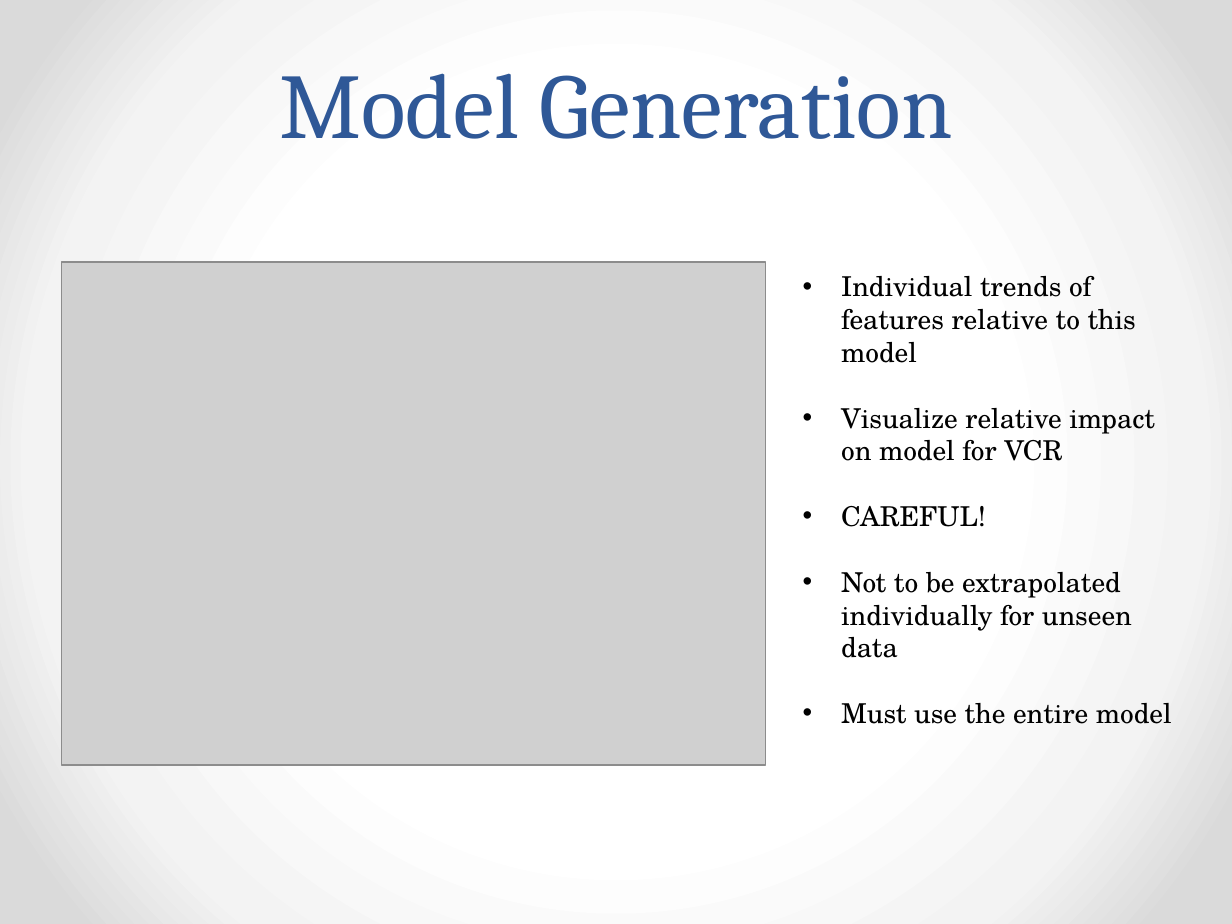
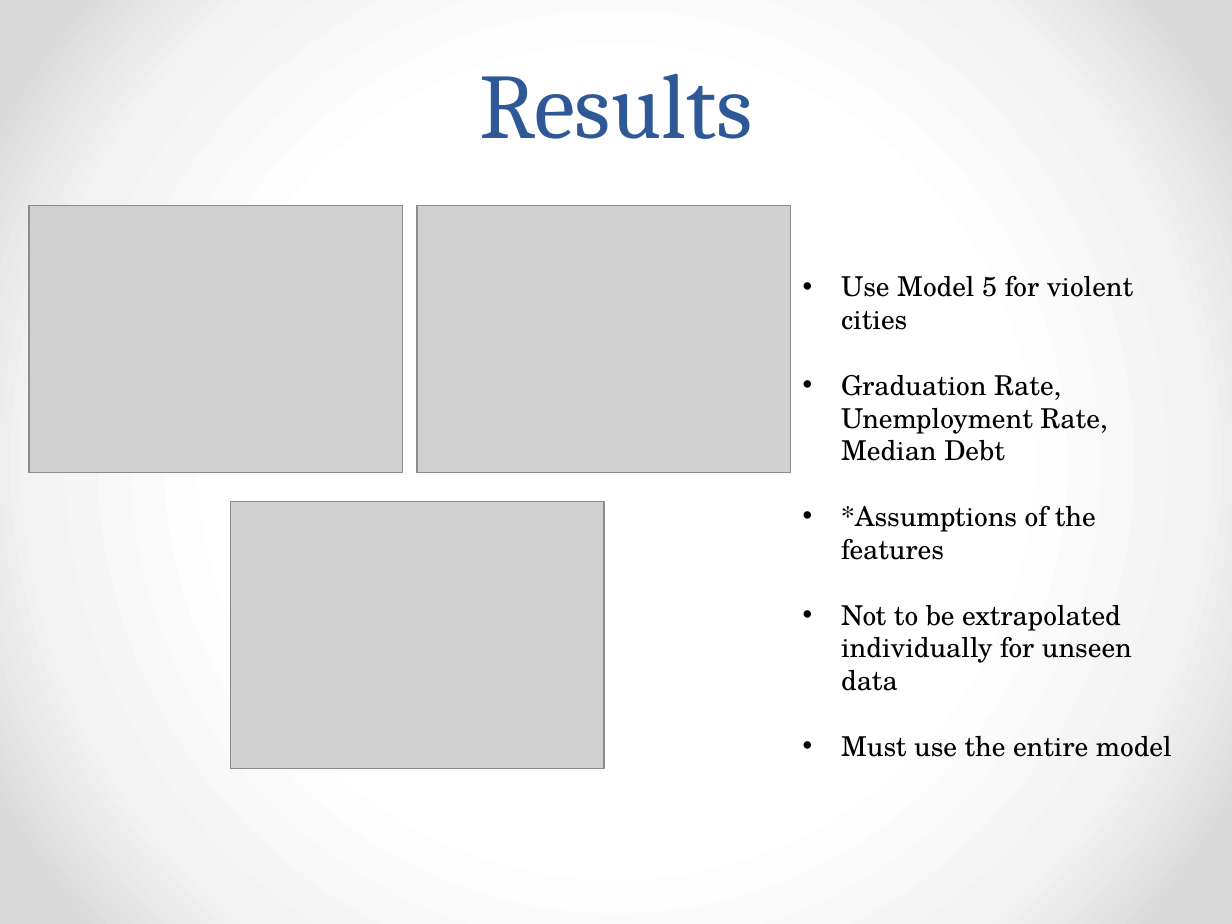
Before and after one commit to Majorfalcon/Foundations-of-Data-Science-Capstone, a slide deck: slide 15 of Capstone – Presentation.pptx (slide 14 before the commit). Drawn at 1232x924 pixels with LibreOffice and Linux fonts; fonts in the diff are those of the drawing; grey boxes stand for pictures. Boxes give left, top, right and bottom in pixels: in the first picture for what was removed or moved away, otherwise in the second. Text is boxed around its words. In the diff, an @@ line names an element or a change of style, - is before the commit and + after.

```diff
--- a/Capstone – Presentation.pptx
+++ b/Capstone – Presentation.pptx
@@ title at (x1=479, y1=73, x2=753, y2=139): text changed @@
-Model Generation
+Results
@@ picture added at (x1=30, y1=206, x2=403, y2=473) @@
@@ picture added at (x1=418, y1=206, x2=791, y2=473) @@
@@ picture removed at (x1=62, y1=262, x2=766, y2=765) @@
@@ text at (x1=841, y1=276, x2=1133, y2=560): text changed @@
-• Individual trends of features relative to this model
-• Visualize relative impact on model for VCR
-• CAREFUL!
+• Use Model 5 for violent cities
+• Graduation Rate, Unemployment Rate, Median Debt
+• *Assumptions of the features
@@ picture added at (x1=230, y1=501, x2=604, y2=769) @@
```
Also in this commit, not shown: 1 other slide changed, 8 slides added, 1 slide removed.
